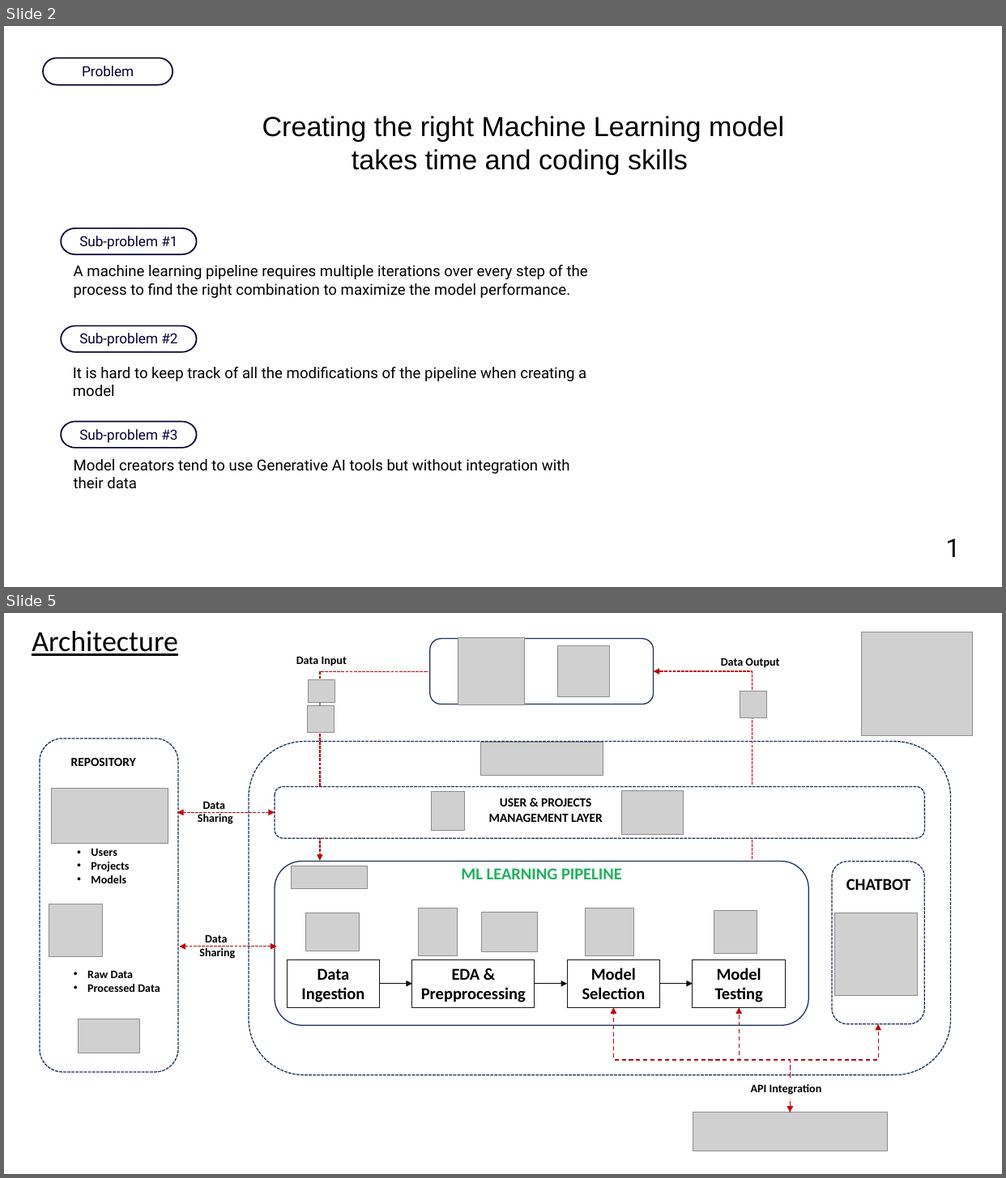
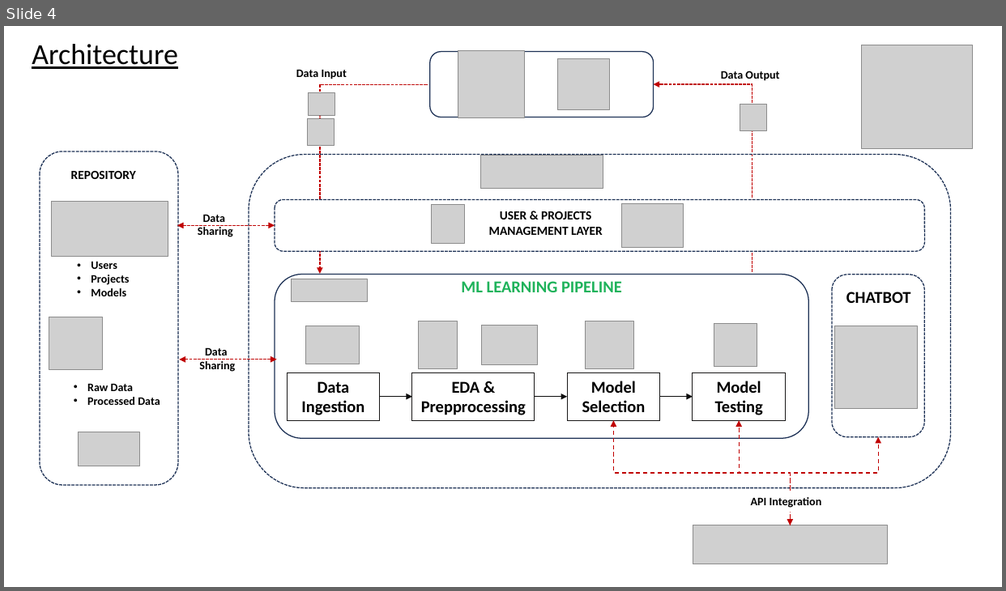
Before and after one commit to Rodrigo-Coloma/ml_assistant, a slide deck: Presentation.pptx. Shown one above the other, each under a label of ours: slides 2 and 5 before the commit, slide 4 after it; the slides between them are not shown. The pictures are 1006x1178 and 1006x591 pixels, drawn with LibreOffice and Linux fonts; fonts in the diff are those of the drawing; grey boxes stand for pictures. Boxes give left, top, right and bottom in pixels: in the first picture for what was removed or moved away, otherwise in the second. Text is boxed around its words. In the diff, an @@ line names an element or a change of style, - is before the commit and + after.

```diff
--- a/Presentation.pptx
+++ b/Presentation.pptx
@@ slide 2 removed at (4, 26, 1002, 587), background #FFFFFF @@
@@ freeform shape removed at (42, 58, 173, 86) @@
@@ text removed at (82, 66, 134, 76) @@
-Problem
@@ text removed at (262, 116, 784, 175) @@
-Creating the right Machine Learning model
-takes time and coding skills
@@ freeform shape removed at (60, 228, 197, 256) @@
@@ freeform shape removed at (61, 228, 197, 254) @@
@@ text removed at (79, 236, 177, 250) @@
-Sub-problem #1
@@ text removed at (74, 265, 588, 298) @@
-A machine learning pipeline requires multiple iterations over every step of the process to find the right combination to maximize the model performance.
@@ freeform shape removed at (60, 326, 197, 353) @@
@@ freeform shape removed at (61, 327, 197, 352) @@
@@ text removed at (79, 333, 177, 347) @@
-Sub-problem #2
@@ text removed at (73, 367, 586, 397) @@
-It is hard to keep track of all the modifications of the pipeline when creating a model
@@ freeform shape removed at (60, 421, 197, 449) @@
@@ freeform shape removed at (61, 422, 197, 448) @@
@@ text removed at (79, 429, 177, 443) @@
-Sub-problem #3
@@ text removed at (74, 459, 570, 489) @@
-Model creators tend to use Generative AI tools but without integration with their data
@@ text removed at (946, 539, 961, 557) @@
-1
@@ what was slide 5 is now slide 4 @@
```
Also in this commit, not shown: 1 slide changed, 1 slide added, 1 other slide removed, 18 other files.
